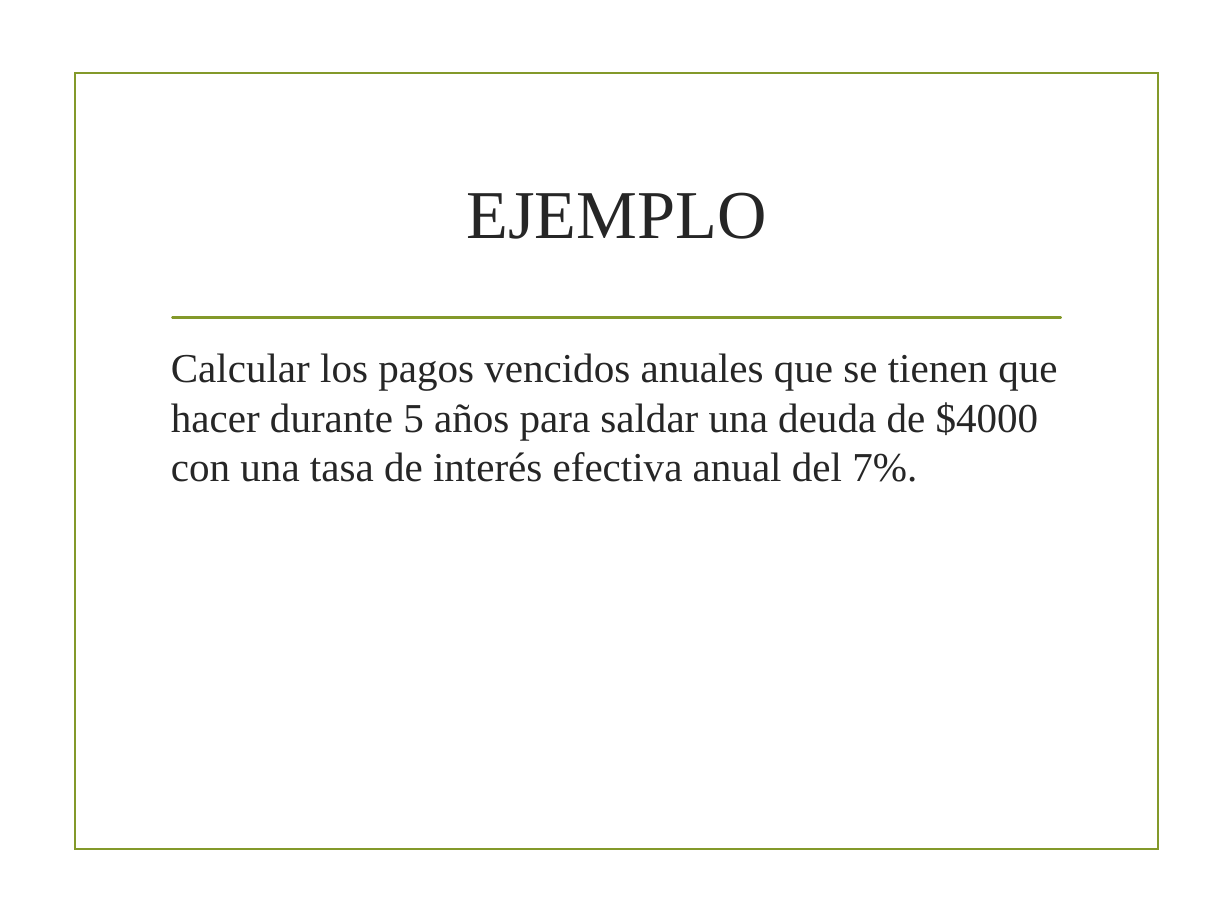
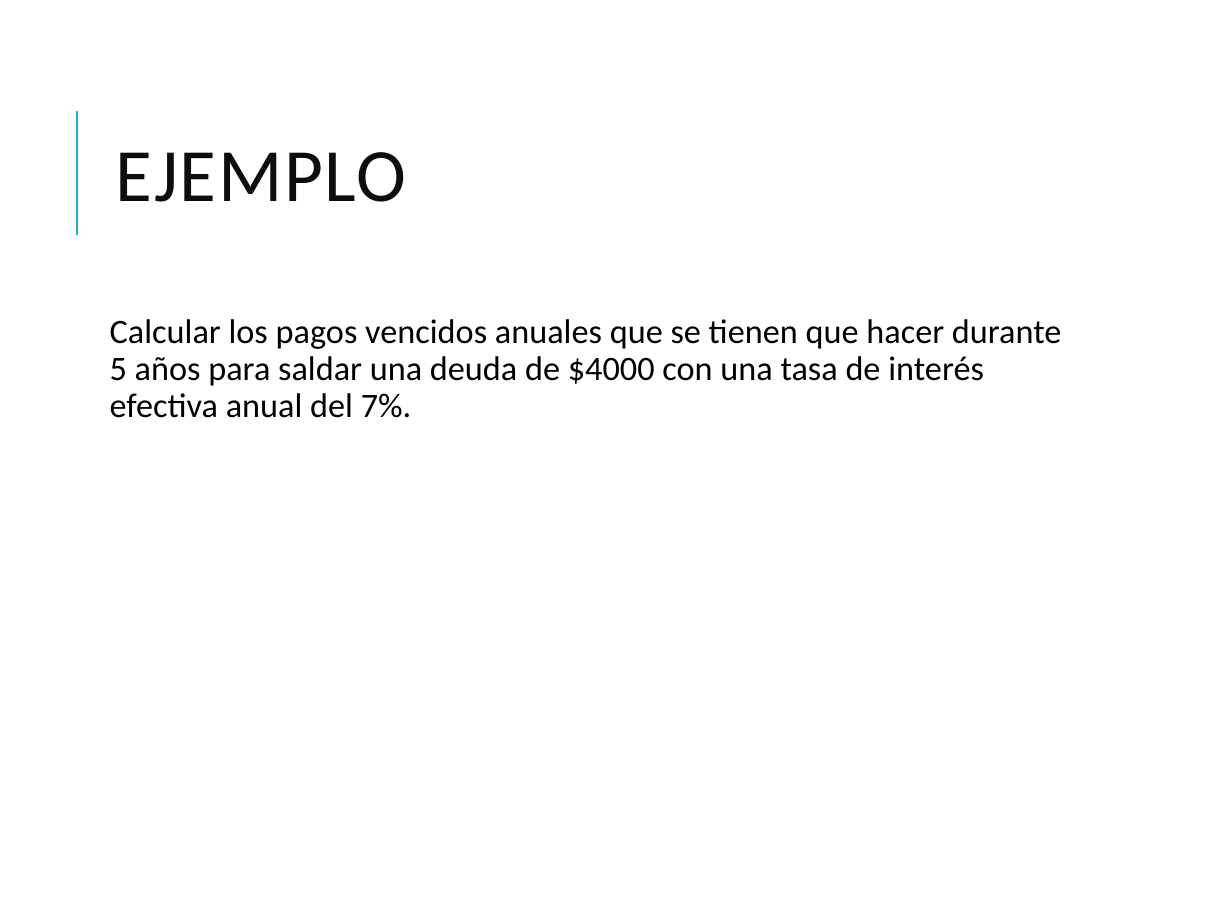
Before and after one commit to BernardoMB/HCPE, a slide deck: slide 5 of Parcial 2/05 Herramientas de Excel/01 Buscar objetivo/01 Buscar Objetivo.pptx. Drawn at 1232x924 pixels with LibreOffice and Linux fonts; fonts in the diff are those of the drawing; background and template pictures are left out. Boxes give left, top, right and bottom in pixels: in the first picture for what was removed or moved away, otherwise in the second. Text is boxed around its words. In the diff, an @@ line names an element or a change of style, - is before the commit and + after.

```diff
--- a/Parcial 2/05 Herramientas de Excel/01 Buscar objetivo/01 Buscar Objetivo.pptx
+++ b/Parcial 2/05 Herramientas de Excel/01 Buscar objetivo/01 Buscar Objetivo.pptx
@@ rectangle removed at [75, 73, 1158, 849] @@
@@ title "EJEMPLO": place and size @@
-title "EJEMPLO" at [467, 192, 767, 239]
+title "EJEMPLO" at [116, 152, 407, 202]
@@ title "EJEMPLO" at [116, 152, 407, 202]: size 40 to 44 pt, font Times New Roman to Calibri, text colour #262626 to #0D0D0D, letter spacing 0 to 1 pt; alignment centre to left; line spacing 1 to 0.8 @@
@@ line added from (76, 234) to (76, 111), #1CADE4 1.5 pt @@
@@ text "Calcular los pagos vencidos anuales ...": place and size @@
-text "Calcular los pagos vencidos anuales ..." at [171, 353, 1057, 482]
+text "Calcular los pagos vencidos anuales ..." at [110, 319, 1062, 418]
@@ text "Calcular los pagos vencidos anuales ..." at [110, 319, 1062, 418]: size 24 to 20 pt, font Times New Roman to Calibri, text colour #262626 to #000000; line spacing 1 to 0.9; more space between paragraphs @@
@@ line removed from (172, 318) to (1061, 318) @@
```
Also in this commit, not shown: 13 other slides changed, 31 other files.
